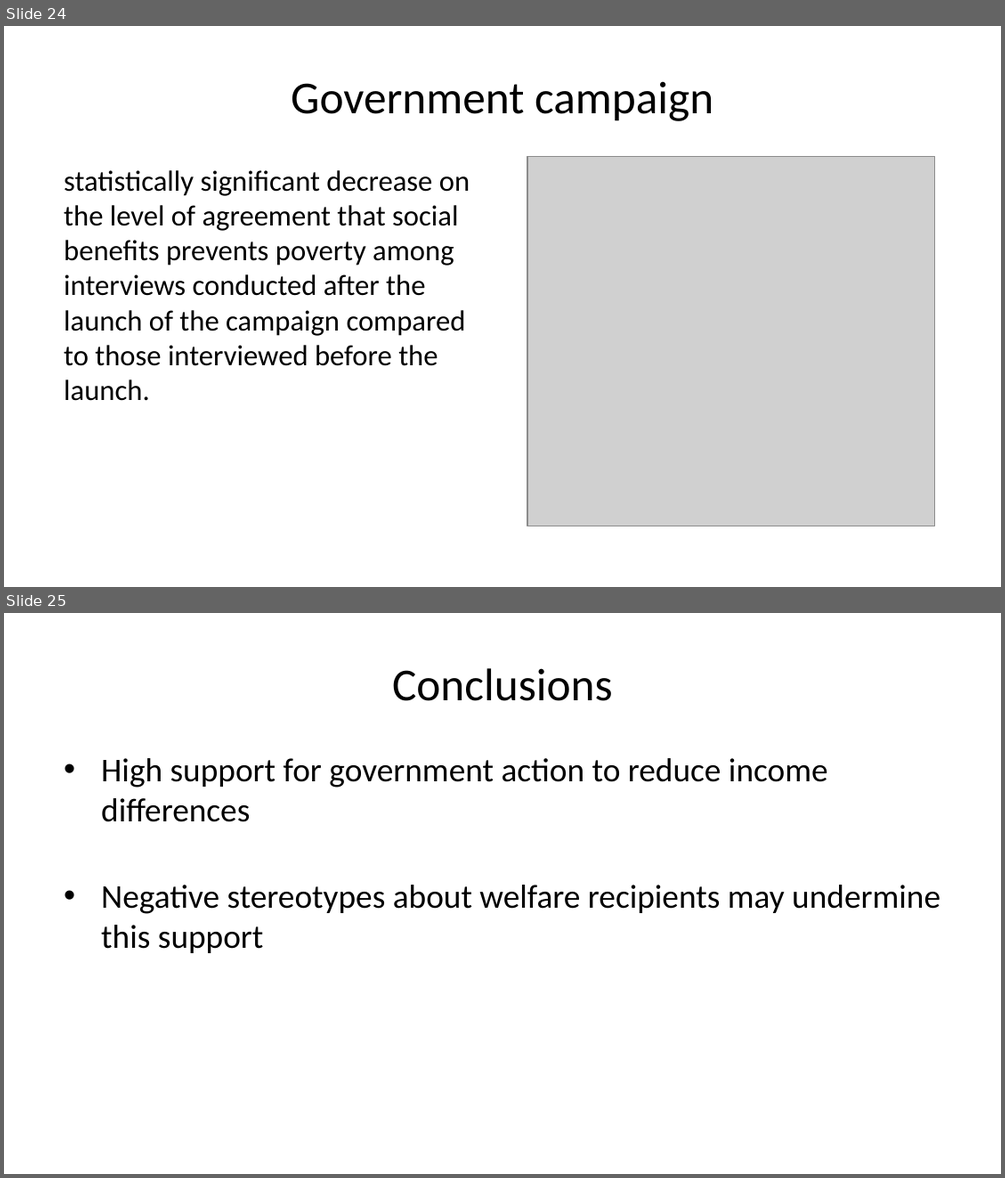
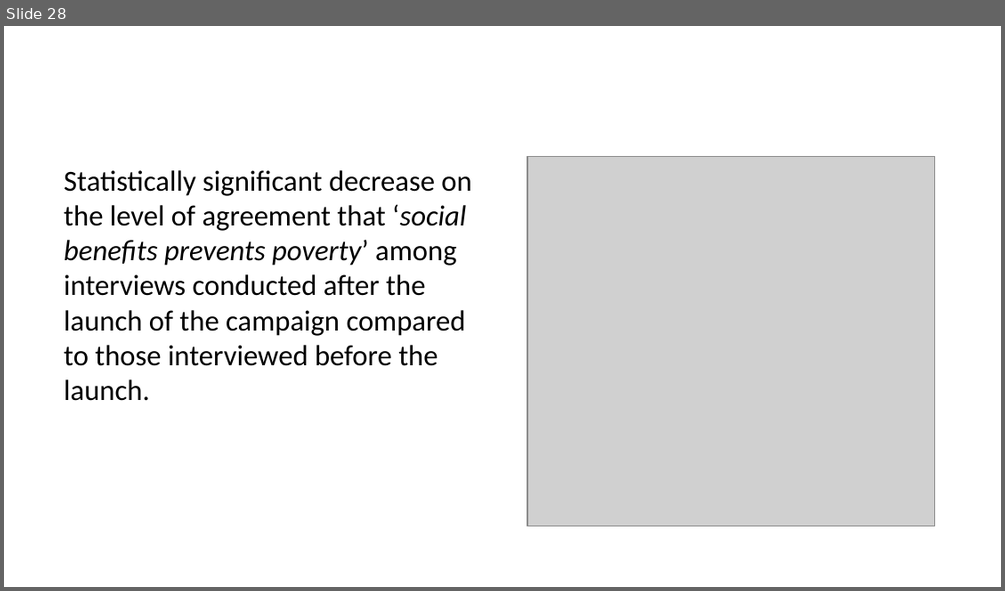
Before and after one commit to danielcapistrano/cfi_redistribution, a slide deck: docs/presentation.pptx. Shown one above the other, each under a label of ours: slides 24 and 25 before the commit, slide 28 after it. The pictures are 1005x1178 and 1005x591 pixels, drawn with LibreOffice and Linux fonts; fonts in the diff are those of the drawing; grey boxes stand for pictures. Boxes give left, top, right and bottom in pixels: in the first picture for what was removed or moved away, otherwise in the second. Text is boxed around its words. In the diff, an @@ line names an element or a change of style, - is before the commit and + after.

Commit message:
change after BM and HR review

```diff
--- a/docs/presentation.pptx
+++ b/docs/presentation.pptx
@@ slide 25 removed at (x1=4, y1=613, x2=1001, y2=1174), background #FFFFFF @@
@@ title removed at (x1=392, y1=668, x2=613, y2=701) @@
-Conclusions
@@ text removed at (x1=101, y1=758, x2=940, y2=953) @@
-• High support for government action to reduce income differences
-• Negative stereotypes about welfare recipients may undermine this support
@@ what was slide 24 is now slide 28 @@
@@ slide 28 changed as well @@
@@ title removed at (x1=291, y1=81, x2=713, y2=121) @@
-Government campaign
@@ text at (x1=64, y1=170, x2=471, y2=401): text changed @@
-statistically significant decrease on the level of agreement that social benefits prevents poverty among interviews conducted after the launch of the campaign compared to those interviewed before the launch.
+Statistically significant decrease on the level of agreement that ‘social benefits prevents poverty’ among interviews conducted after the launch of the campaign compared to those interviewed before the launch.
```
Also in this commit, not shown: 13 other slides changed, 14 slides added, 10 other slides removed, 41 other files.
